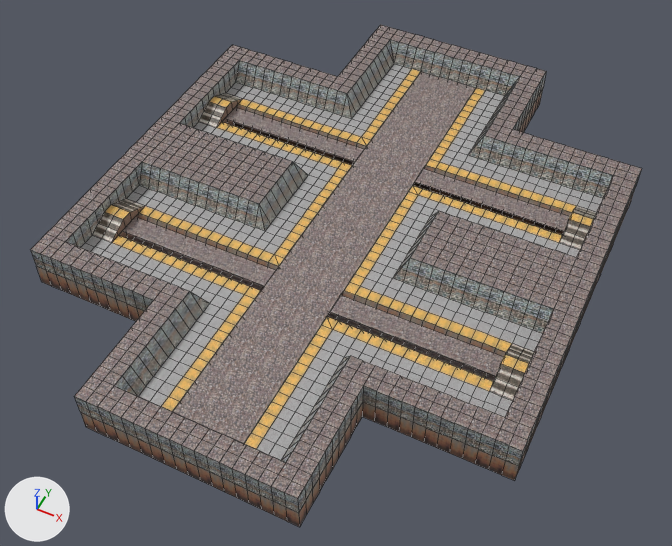
A saved change to the Blender file Deserter/Assets/Mesh/Maps/Debug/DebugMap.blend.
Rendered twice from a 50 mm lens placed at (24.5, -51.4, 57.3), pointed at (0.5, -3.3, -2.8). The axes (+X, +Y, +Z) are drawn at lower left. The lights are the same throughout. The picture after the commit comes second. Mesh edges are drawn as thin lines.

The first picture shows 'SewerHallA', 'SewerHallAWater'.
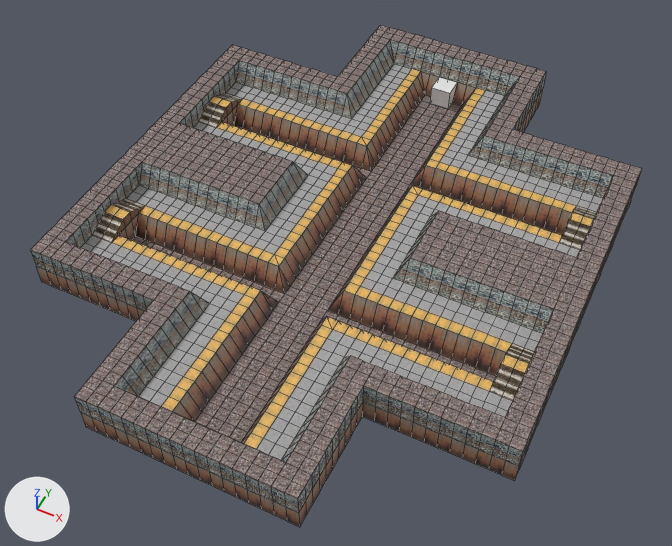
Scene script edits in JSON lines:
```json
{"op": "add", "block": "me_cube", "code": ["me_cube = bpy.data.meshes.new('Cube')", "me_cube.from_pydata(...)  # a box spanning x -1.0..1.0, y -1.0..1.0, z 0.0..2.0"]}
{"op": "add", "block": "ob_sewerhallawater", "code": "ob_sewerhallawater.hide_set(True)"}
{"op": "add", "block": "ob_pipeway", "code": ["ob_pipeway = bpy.data.objects.new('PipeWay', me_cube)", "ob_pipeway.location = (0.0, 22.0, -2.0)"]}
```

Pixel boxes (x1, y1, x2, y2) of what changed, in the pictures (672 x 546 px):
```json
{"object": "SewerHallAWater", "change": "hidden", "before": [122, 72, 570, 444]}
{"object": "PipeWay", "change": "added", "after": [430, 77, 457, 109]}
```
